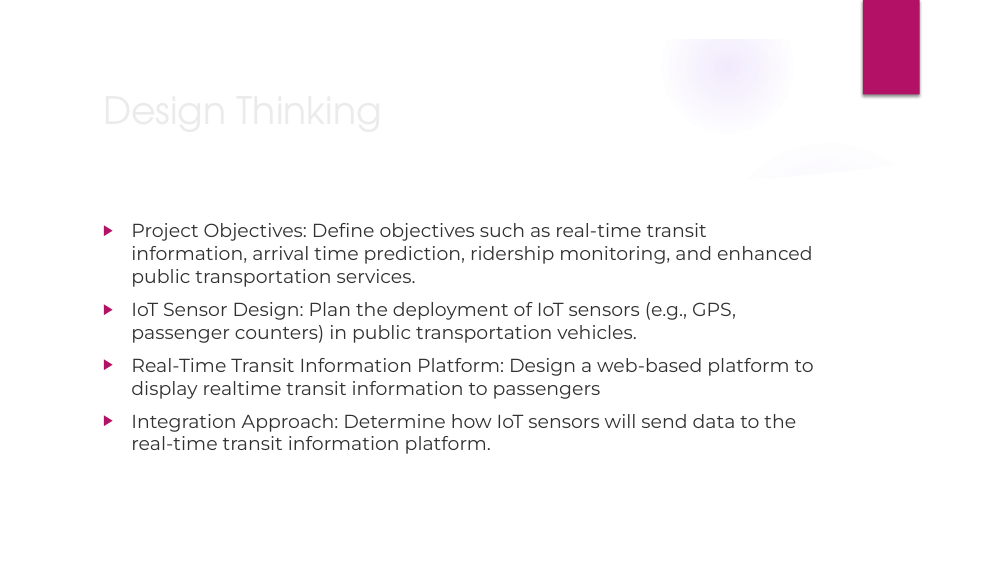
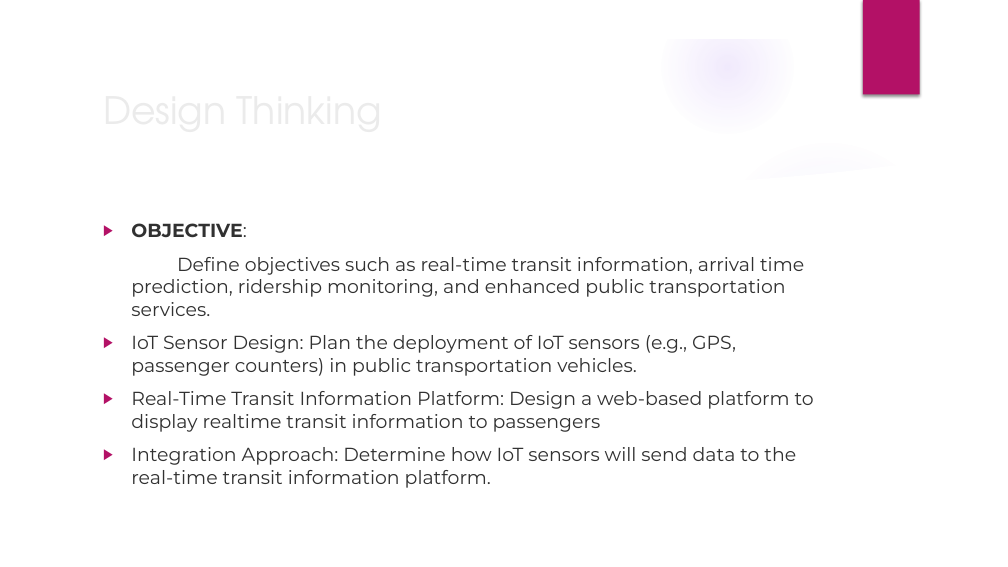
Before and after one commit to Kani-mozhi3/IOT-project, a slide deck: slide 3 of IOT project.pptx. Drawn at 1008x567 pixels with LibreOffice and Linux fonts; fonts in the diff are those of the drawing; background and template pictures are left out. Boxes give left, top, right and bottom in pixels: in the first picture for what was removed or moved away, otherwise in the second. Text is boxed around its words. In the diff, an @@ line names an element or a change of style, - is before the commit and + after.

```diff
--- a/IOT project.pptx
+++ b/IOT project.pptx
@@ text at bbox=[131, 223, 804, 316]: text changed @@
-▶ Project Objectives: Define objectives such as real-time transit information, arrival time prediction, ridership monitoring, and enhanced public transportation services.
+▶ OBJECTIVE:
+Define objectives such as real-time transit information, arrival time prediction, ridership monitoring, and enhanced public transportation services.
```
Also in this commit, not shown: 5 other slides changed, 37 slides added, 3 slides removed.
